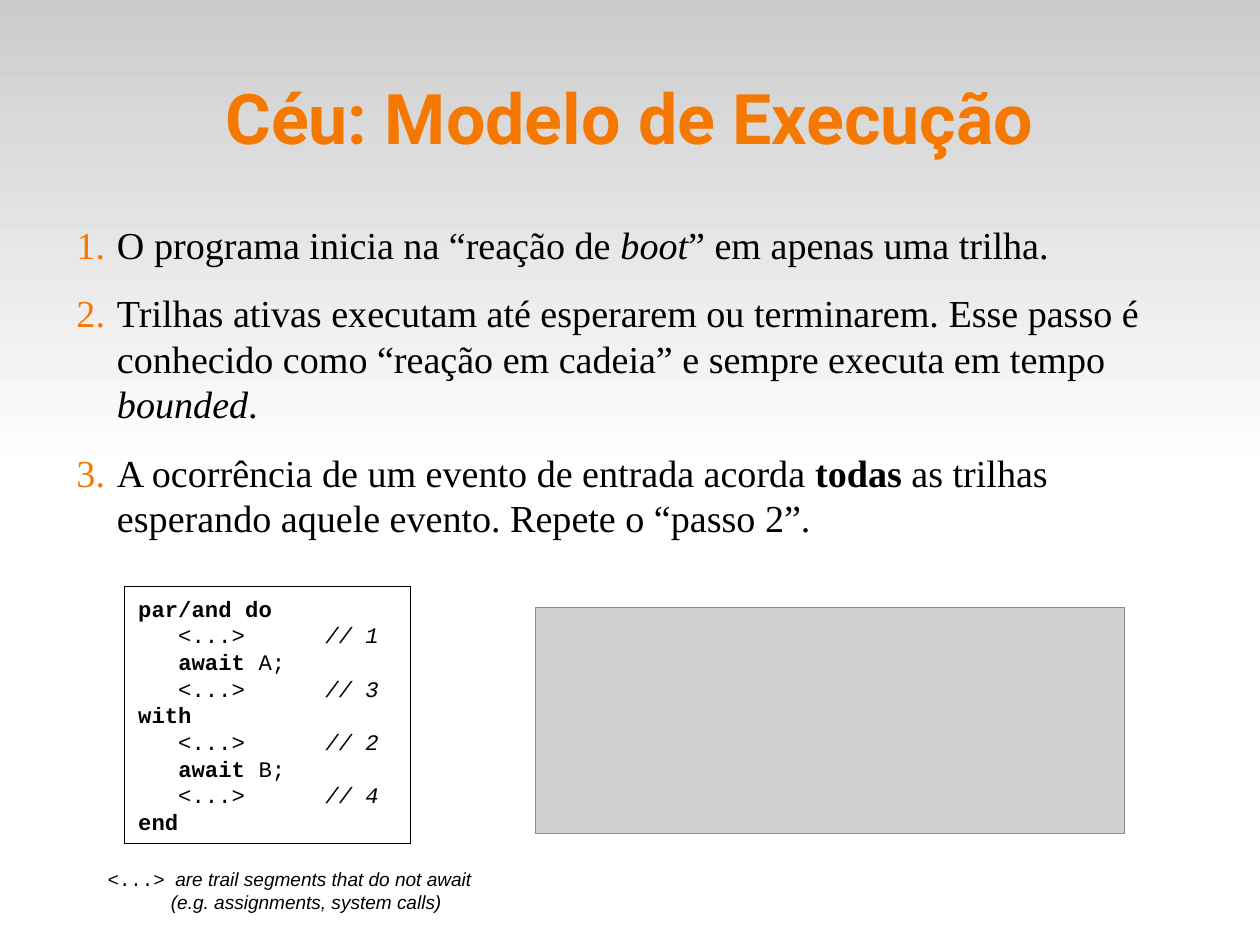
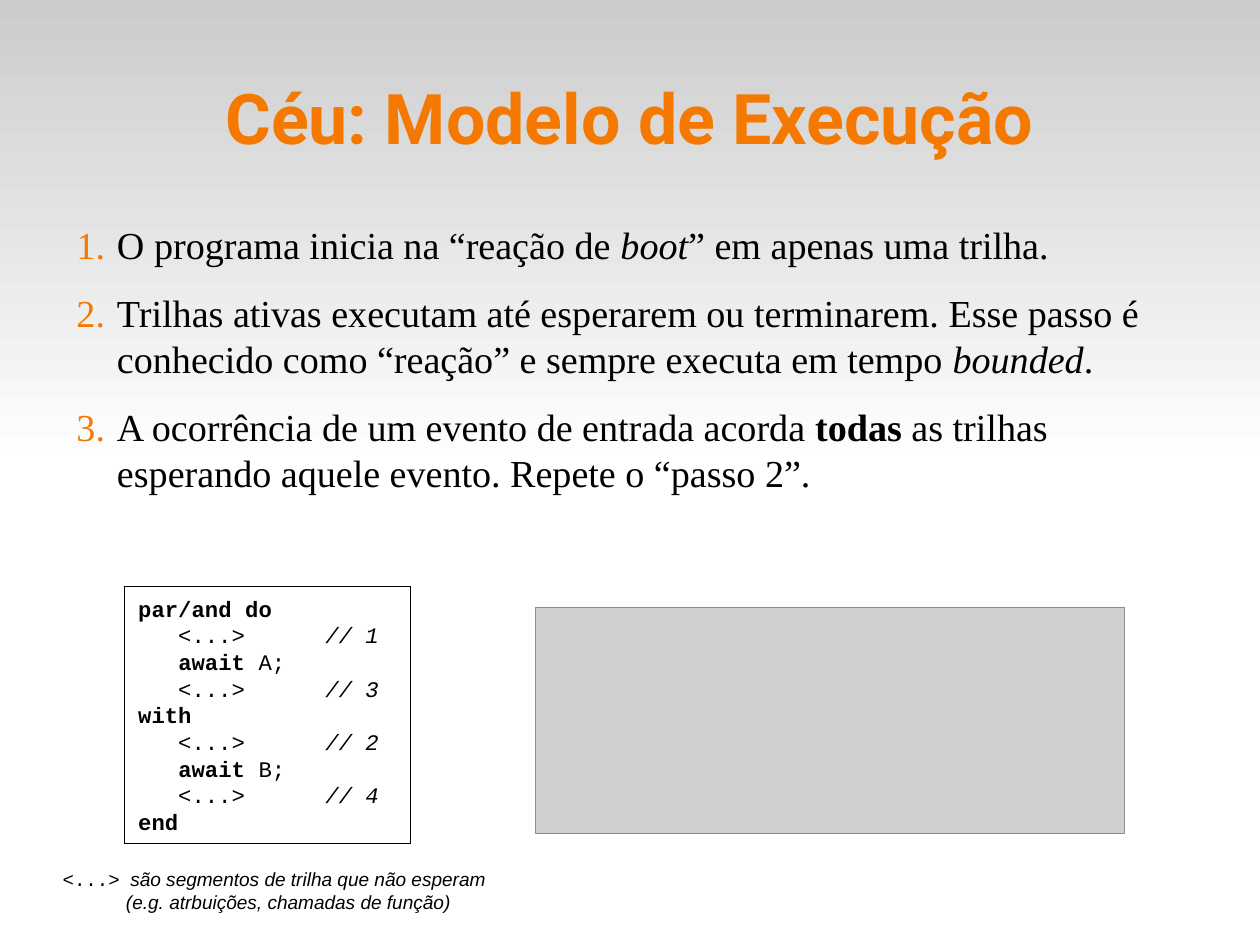
Before and after one commit to fsantanna-uerj/reativos, a slide deck: slide 8 of slides/05_ceu.odp. Drawn at 1260x945 pixels with LibreOffice and Linux fonts; fonts in the diff are those of the drawing; grey boxes stand for pictures. Boxes give left, top, right and bottom in pixels: in the first picture for what was removed or moved away, otherwise in the second. Text is boxed around its words. In the diff, an @@ line names an element or a change of style, - is before the commit and + after.

Commit message:
(^) slides

```diff
--- a/slides/05_ceu.odp
+++ b/slides/05_ceu.odp
@@ text at [117,300,1139,380]: text changed @@
-2. Trilhas ativas executam até esperarem ou terminarem. Esse passo é conhecido como “reação em cadeia” e sempre executa em tempo bounded.
+2. Trilhas ativas executam até esperarem ou terminarem. Esse passo é conhecido como “reação” e sempre executa em tempo bounded.
@@ text at [126,872,485,913]: text changed @@
-<...> are trail segments that do not await
-(e.g. assignments, system calls)
+<...> são segmentos de trilha que não esperam
+(e.g. atrbuições, chamadas de função)
```
Also in this commit, not shown: 6 other slides changed, 1 slide added, 6 other files.
